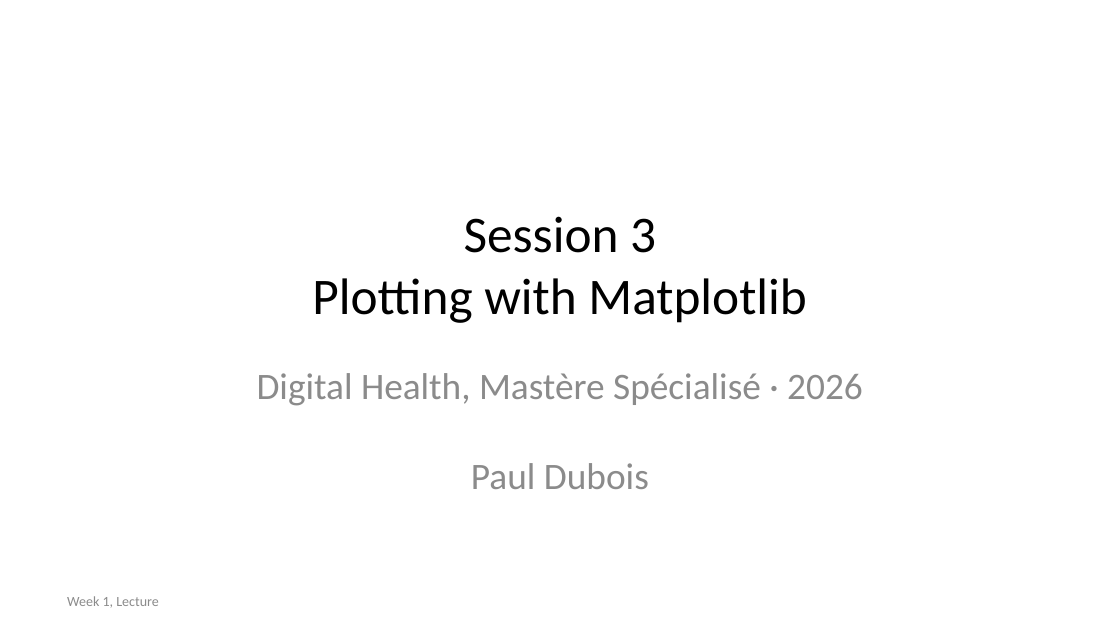
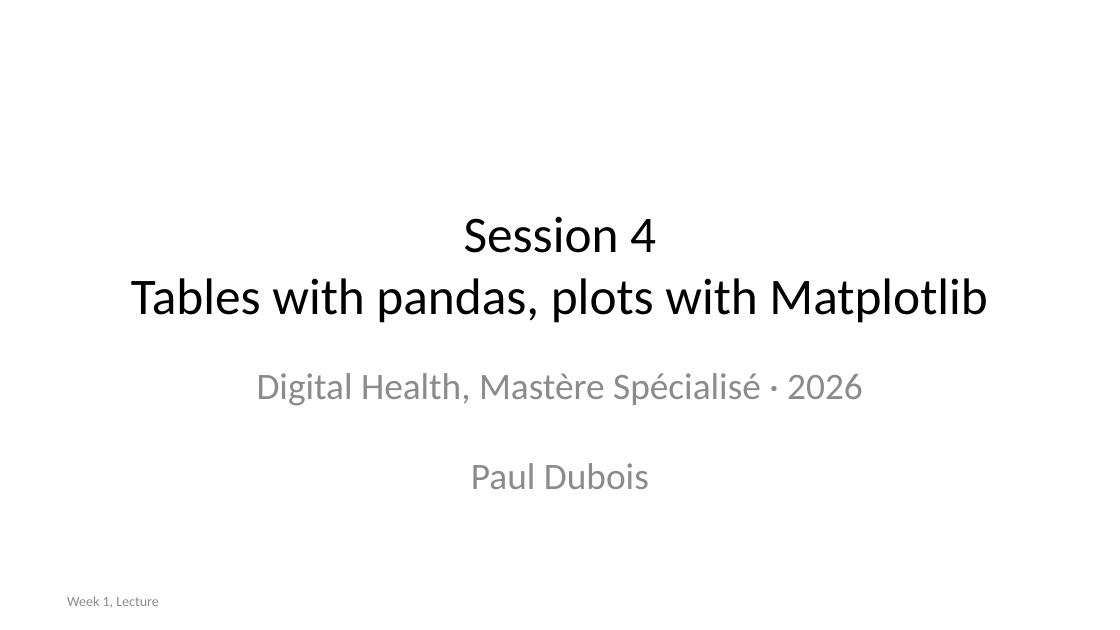
Before and after one commit to MICS-Lab/MS_SanteNum2026, a slide deck: slide 1 of Programming01/Session04/slides.pptx. Drawn at 1120x630 pixels with LibreOffice and Linux fonts; fonts in the diff are those of the drawing. Boxes give left, top, right and bottom in pixels: in the first picture for what was removed or moved away, otherwise in the second. Text is boxed around its words. In the diff, an @@ line names an element or a change of style, - is before the commit and + after.

Commit message:
added pandas section to slides

```diff
--- a/Programming01/Session04/slides.pptx
+++ b/Programming01/Session04/slides.pptx
@@ title at (131,216,987,323): text changed @@
-Session 3
-Plotting with Matplotlib
+Session 4
+Tables with pandas, plots with Matplotlib
```
Also in this commit, not shown: 8 slides added, 16 other files.
